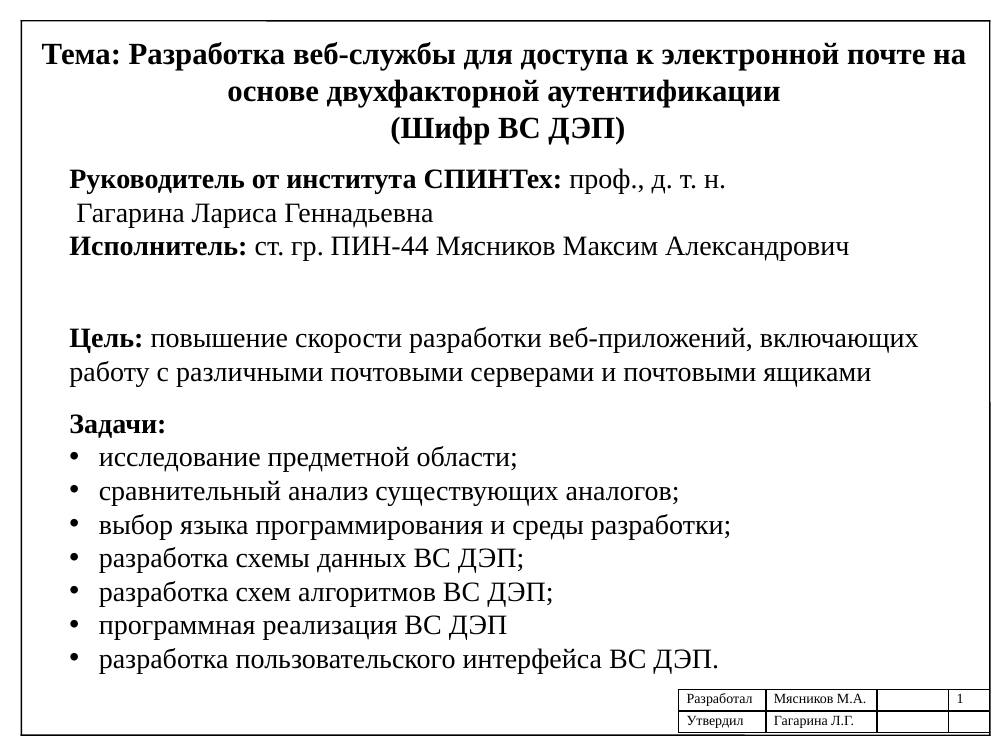
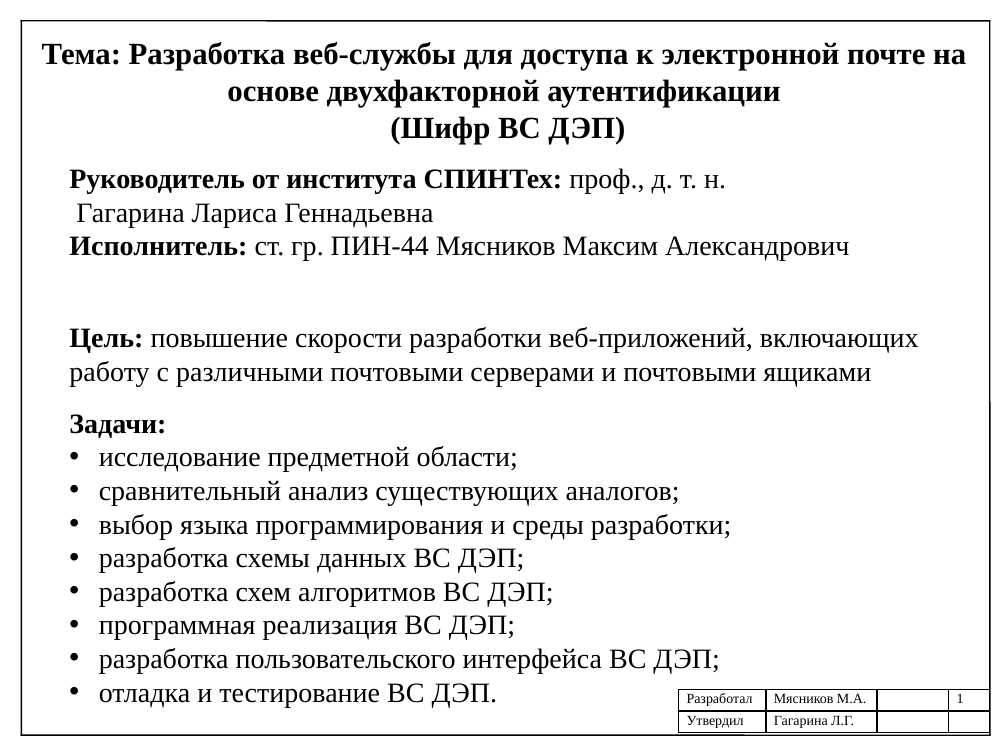
Before and after one commit to mJaJksJ/VCR, a slide deck: slide 1 of Научно-исследовательская практика/Презентация отчета.pptx. Drawn at 1008x756 pixels with LibreOffice and Linux fonts; fonts in the diff are those of the drawing. Boxes give left, top, right and bottom in pixels: in the first picture for what was removed or moved away, otherwise in the second. Text is boxed around its words. In the diff, an @@ line names an element or a change of style, - is before the commit and + after.

```diff
--- a/Научно-исследовательская практика/Презентация отчета.pptx
+++ b/Научно-исследовательская практика/Презентация отчета.pptx
@@ text at <box>99,615,719,707</box>: text changed @@
-• программная реализация ВС ДЭП
-• разработка пользовательского интерфейса ВС ДЭП.
+• программная реализация ВС ДЭП;
+• разработка пользовательского интерфейса ВС ДЭП;
+• отладка и тестирование ВС ДЭП.
```
Also in this commit, not shown: 3 other slides changed, 1 slide added, 3 other files.
